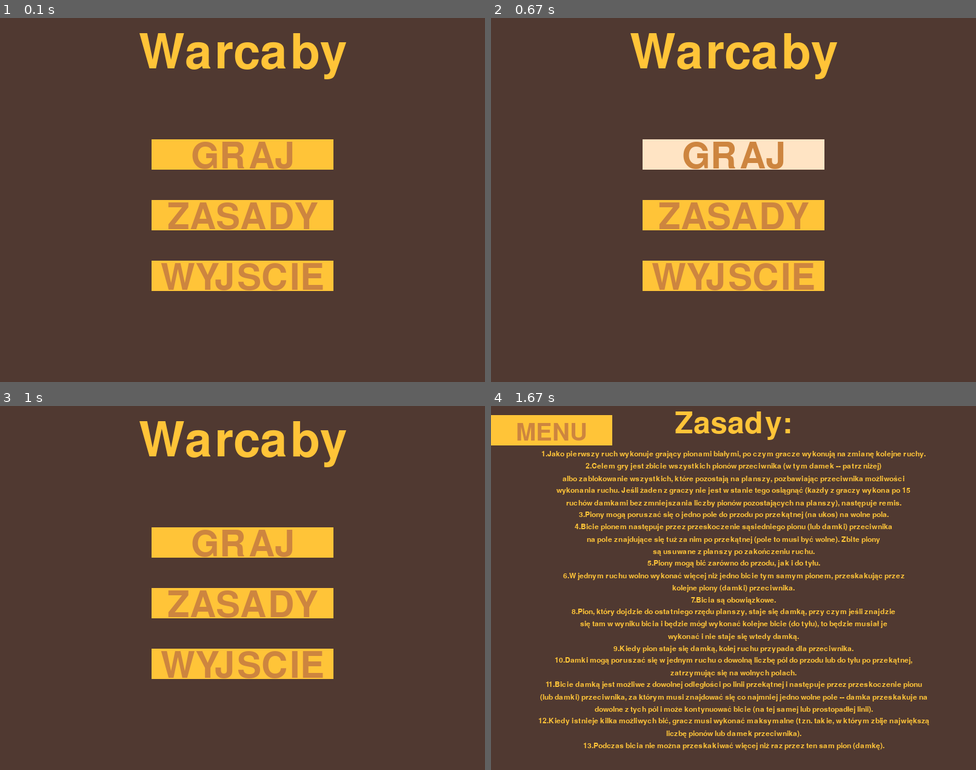
Above: before the commit, frames 1-4 (two rows, left to right).
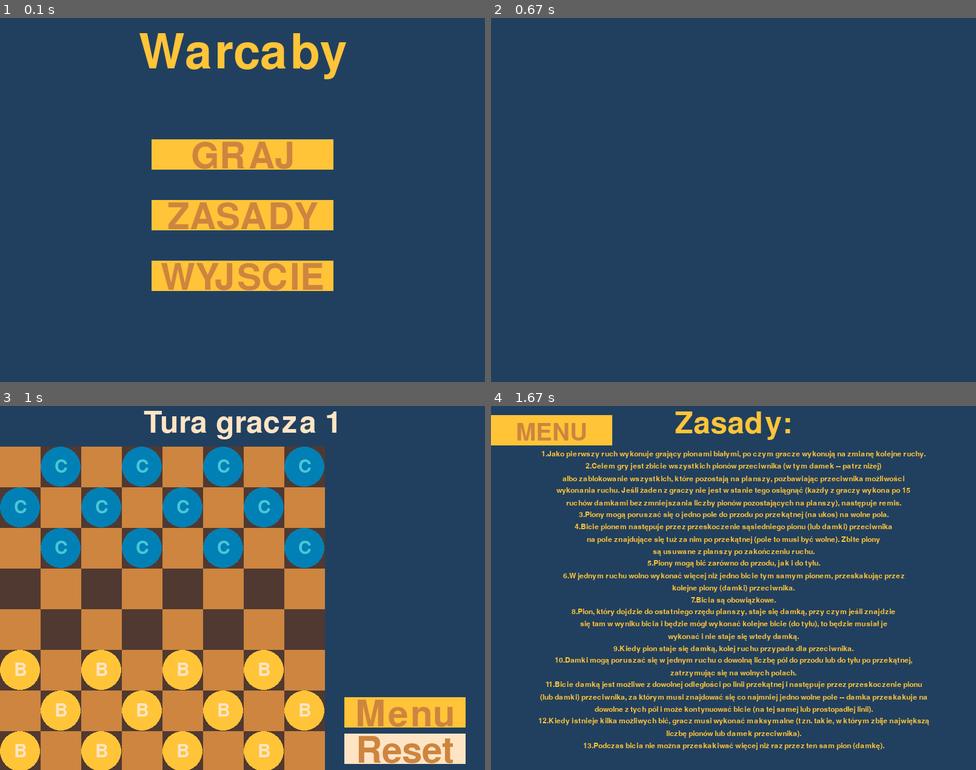
Above: after the commit, the same moments.

Repository: ustupan/CheckersInPygame
Game: pygame game, started from Menu.py
The game is run twice, just before and just after one commit, with the same random seed, the same clock (stepped at 60 frames per second) and the same inputs.
Inputs (mouse positions are in pixels of both pictures, inside the frame that each line leads up to):
- Up to frame 1 (0.1 s): no input
- Up to frame 2 (0.67 s): click "GRAJ" at 0.42 s
- Up to frame 3 (1 s): click (407, 751) at 0.77 s, where only the run after the commit has a clickable "Reset"
- Up to frame 4 (1.67 s): click (917, 726) at 1.13 s; click (704, 606) at 1.52 s

The runs differ from the first frame. In frame 1, 89% of the frame differs, in the area x 0-100%, y 0-100%; in frame 2, 100%; in frame 3, 87%; in frame 4, 90%.

Commit message:
zeby nie ucieklo

Diff:
--- /dev/null
+++ b/Board.py
@@ -0,0 +1,108 @@
+class Square:
+    def __init__(self, color, occupant=None):
+        self.color = color
+        self.occupant = occupant
+
+class Piece: #ewentualnie zrobic go basic i cos potem zmienic...
+    def __init__(self, color, king=False):
+        self.color = color
+        self.king = king
+        self.selected = False
+
+
+class Board:
+    def __init__(self):
+        self.matrix = self.newBoard()
+
+    def newBoard(self):
+        matrix = [[Square('1') if ((x % 2 != 0) and (y % 2 == 0) or (x % 2 == 0) and (y % 2 != 0)) else Square('0') for x in range(8)] for y in range(8)]
+        return matrix
+
+    def initializePieces(self, test=None):
+        """
+        test == [d,e,f,g,h] special testing composition
+        """
+        if test == "d":
+            pass  #tu dodac te ustawienia
+        elif test == "e":
+            pass #tu dodac te ustawienia
+        elif test == "f":
+            pass # tu dodac te ustawiania
+        elif test == "g":
+            pass #tu dodac te ustawiania
+        elif test == "h":
+            pass #tu dodac te ustawiania
+        else:
+            for x in range(8):
+                for y in range(3):
+                    if self.matrix[x][y].color == '1':
+                        self.matrix[x][y].occupant = Piece('B')
+                for y in range(5, 8):
+                    if self.matrix[x][y].color == '1':
+                        self.matrix[x][y].occupant = Piece('W')
+
+#uwaga tu gdzies dodac wyjaki
+    def blindLegalMoves(self, coord):
+        (x, y) = coord
+        if self.matrix[x][y].occupant is not None:
+            if self.matrix[x][y].occupant.king is False and self.matrix[x][y].occupant.color == 'W':
+                blindLegalMoves = [(x-1, y-1), (x+1, y-1)]
+            elif self.matrix[x][y].occupant.king is False and self.matrix[x][y].occupant.color == 'B':
+                blindLegalMoves = [(x-1, y+1), (x+1, y+1)]
+            else:
+                blindLegalMoves = [(x-1, y-1), (x+1, y-1), (x-1, y+1), (x+1, y+1)]
+        else:
+            blindLegalMoves = []
+        return blindLegalMoves
+
+#uwaga tu gdzies dodac wyjaki
+    def legalMoves(self, coord, jump = False):
+        (x, y) = coord
+        legalMoves = []
+        blindLegalMoves = self.blindLegalMoves(coord)
+        if jump is False:
+            for move in blindLegalMoves:
+                if self.isOnBoard(move):
+                    if self.location(move).occupant is None:
+                        legalMoves.append(move)
+                    elif (self.location(move).occupant.color != self.location((x, y)).occupant.color and
+                          self.isOnBoard((move[0] + (move[0] - x), move[1] + (move[1] - y))) and
+                          self.location((move[0] + (move[0] - x), move[1] + (move[1] - y))).occupant is None):
+                        legalMoves.append((move[0] + (move[0] - x), move[1] + (move[1] - y)))
+        else:
+            for move in blindLegalMoves:
+                if self.isOnBoard(move) and self.location(move).occupant is not None:
+                    if (self.location(move).occupant.color != self.location((x, y)).occupant.color and
+                            self.isOnBoard((move[0] + (move[0] - x), move[1] + (move[1] - y))) and
+                            self.location((move[0] + (move[0] - x), move[1] + (move[1] - y))).occupant is None):
+                        legalMoves.append((move[0] + (move[0] - x), move[1] + (move[1] - y)))
+        return legalMoves
+
+    def location(self, coord):
+        (x, y) = coord
+        return self.matrix[x][y]
+
+    def isOnBoard(self, coord):
+        (x, y) = coord
+        if x < 0 or y < 0 or x > 7 or y > 7:
+            return False
+        else:
+            return True
+
+    def removePiece(self, coord):
+        (x, y) = coord
+        self.matrix[x][y].occupant = None
+
+    def movePiece(self, startCoord, endCoord):
+        (start_x, start_y) = startCoord
+        (end_x, end_y) = endCoord
+        self.matrix[end_x][end_y].occupant = self.matrix[start_x][start_y].occupant
+        self.removePiece((start_x, start_y))
+        self.king((end_x, end_y))
+
+
+    def king(self, coord):
+        (x, y) = coord
+        if self.location((x, y)).occupant is not None:
+            if (self.location((x, y)).occupant.color == 'W' and y == 0) or (self.location((x, y)).occupant.color == 'B' and y == 7): #ewentualnie tu szukac bledu!!!!
+                self.location((x, y)).occupant.king = True
--- /dev/null
+++ b/Game.py
@@ -0,0 +1,87 @@
+from Graphics import *
+from Board import *
+
+
+class Game(SetupWindow):
+    def __init__(self):
+        super().__init__()
+        self.players = ('W', 'B')
+        self.turn = self.players[0]
+        self.graphics = Graphics()
+        self.board = Board()
+        self.board.initializePieces()
+        self.selectedLegalMoves = []
+        self.buttonActions = ['Reset', 'Menu']
+        self.backMenu = False
+        self.buttonSize = [200, 50]
+
+    def eventLoopPvP(self):
+        for event in pygame.event.get():  #uwaga tu tez rzucac wyjatki
+            if event.type == pygame.QUIT:
+                self.terminate_game()
+            for action, i in zip(self.buttonActions, [540, 480]):
+                self.gameButtons(action, 60, self.displayWidth - (self.displayWidth - self.graphics.boardSize)/2 - self.buttonSize[0]/2,
+                                 i, self.buttonSize[0], self.buttonSize[1],
+                                 colors["SUMMER_SUN"], colors["BRIGHT_SUMMER_SUN"], action)
+            self.graphics.message_display(self.turndisplay(self.turn), 50, self.displayWidth/2, self.displayHeight/20, colors["BRIGHT_SUMMER_SUN"])
+            self.graphics.drawBoardSquares(self.board)
+            self.graphics.drawPieceCircles(self.board)
+            pygame.display.update()
+            self.clock.tick(60)
+            if event.type == pygame.MOUSEBUTTONDOWN:
+                pass
+
+    def terminate_game(self):
+        pygame.quit()
+        quit()
+
+    def end_turn(self):
+        if self.turn == self.players[0]:
+            self.turn = self.players[1]
+        else:
+            self.turn = self.players[0]
+        self.selectedLegalMoves = []
+
+        if self.checkEndgame():
+            if self.turn == self.players[0]:
+                print('Wygral 1')  # tu zamienic na normalne wyswietlanie
+            else:
+                print('Wygral 2')
+
+    def turndisplay(self, turn):
+        if turn == 'W':
+            return 'Tura gracza 1'
+        else:
+            return 'Tura gracza 2'
+
+    def checkEndgame(self):
+        for x in range(8):
+            for y in range(8):
+                if self.board.location((x, y)).color == '1' and self.board.location((x, y)).occupant is not None and self.board.location((x, y)).occupant.color == self.turn:
+                    if self.board.legalMoves((x, y)) is not None:
+                        return False
+        return True
+
+    def gameButtons(self,msg, msg_size, x, y, w, h, ic, ac, action=None):
+        mouse = pygame.mouse.get_pos()
+        click = pygame.mouse.get_pressed()
+        if x+w > mouse[0] > x and y+h > mouse[1] > y:
+            colour = ac
+            if click[0] == 1 and action is not None:
+                if action == self.buttonActions[0]:
+                    self.resetGame()
+                else:
+                    self.backMenu = True
+        else:
+            colour = ic
+        pygame.draw.rect(self.screen, colour, (x,y,w,h))
+        smallText = pygame.font.Font("freesansbold.ttf", msg_size)
+        textSurf, textRect = self.graphics.text_objects(msg, smallText, colors["MUSTARD"])
+        textRect.center = ((x + (w/2)), (y + (h/2))+5)
+        self.screen.blit(textSurf, textRect)
+
+    def resetGame(self): #tu wrzucac wszystko z init
+        self.turn = self.players[0]
+        self.board = Board()
+        self.board.initializePieces()
+        self.selectedLegalMoves = []
--- /dev/null
+++ b/Graphics.py
@@ -0,0 +1,85 @@
+import pygame
+
+colors = {"SUMMER_SUN": (255, 196, 56),
+          "BRIGHT_SUMMER_SUN": (255, 228, 196),
+          "EARLY_ESPRESSO": (80, 57, 49),
+          "MUSTARD": (205, 133, 63),
+          "PACIFIC": (1, 128, 181),
+          "BRIGHT_PACIFIC": (75, 198, 213),
+          "BLACK": (19, 27, 29),
+          "CHERRY": (165, 30, 44),
+          "NIGHT_OF_NAVY": (33, 64, 95)
+          }
+
+
+class SetupWindow:
+    def __init__(self):
+        self.displayWidth = 800
+        self.displayHeight = 600
+        pygame.init()
+        self.clock = pygame.time.Clock()
+        self.screen = pygame.display.set_mode((self.displayWidth, self.displayHeight))
+        pygame.display.set_caption("Checkers")
+        self.crashed = False
+
+
+class Graphics(SetupWindow):
+    def __init__(self):
+        super().__init__()
+        self.squareSize = (self.displayHeight/8)-8
+        self.pieceSize = self.squareSize / 2
+        self.message = False
+        self.boardSize = self.squareSize * 8
+
+    def drawBoardSquares(self, board):
+        for x in range(8):
+            for y in range(8):
+                if board.matrix[x][y].color == '1':
+                    colour = colors["EARLY_ESPRESSO"]
+                else:
+                    colour = colors["MUSTARD"]
+                pygame.draw.rect(self.screen, colour, (x * self.squareSize, y * self.squareSize + self.squareSize, self.squareSize, self.squareSize))
+
+    def drawPieceCircles(self, board):
+        for x in range(8):
+            for y in range(8):
+                if board.matrix[x][y].occupant is not None:
+                    if board.matrix[x][y].occupant.color == 'W':
+                        colour = colors["SUMMER_SUN"]
+                        pygame.draw.circle(self.screen, colour, (int(x * self.squareSize + self.pieceSize), int(y * self.squareSize + self.pieceSize + self.squareSize)), int(self.pieceSize))
+                        if board.matrix[x][y].occupant.selected is True:
+                            if board.location((x, y)).occupant.king is True:
+                                self.message_display('[Bd]', 30, x * self.squareSize + self.pieceSize, y * self.squareSize + self.pieceSize + self.squareSize, colors["BRIGHT_SUMMER_SUN"])
+                            else:
+                                self.message_display('[B]', 30, x * self.squareSize + self.pieceSize, y * self.squareSize + self.pieceSize + self.squareSize, colors["BRIGHT_SUMMER_SUN"])
+                        else:
+                            if board.location((x, y)).occupant.king is True:
+                                self.message_display('Bd', 30, x * self.squareSize + self.pieceSize, y * self.squareSize + self.pieceSize + self.squareSize, colors["BRIGHT_SUMMER_SUN"])
+                            else:
+                                self.message_display('B', 30, x * self.squareSize + self.pieceSize, y * self.squareSize + self.pieceSize + self.squareSize, colors["BRIGHT_SUMMER_SUN"])
+                    else:
+                        colour = colors["PACIFIC"]
+                        pygame.draw.circle(self.screen, colour, (int(x * self.squareSize + self.pieceSize), int(y * self.squareSize + self.pieceSize + self.squareSize)), int(self.pieceSize))
+                        if board.matrix[x][y].occupant.selected is True:
+                            if board.location((x, y)).occupant.king is True:
+                                self.message_display('[Cd]', 30, x * self.squareSize + self.pieceSize, y * self.squareSize + self.pieceSize + self.squareSize, colors["BRIGHT_PACIFIC"])
+                            else:
+                                self.message_display('[C]', 30, x * self.squareSize + self.pieceSize, y * self.squareSize + self.pieceSize + self.squareSize, colors["BRIGHT_PACIFIC"])
+                        else:
+                            if board.location((x, y)).occupant.king is True:
+                                self.message_display('Cd', 30, x * self.squareSize + self.pieceSize, y * self.squareSize + self.pieceSize + self.squareSize, colors["BRIGHT_PACIFIC"])
+                            else:
+                                self.message_display('C', 30, x * self.squareSize + self.pieceSize, y * self.squareSize + self.pieceSize + self.squareSize, colors["BRIGHT_PACIFIC"])
+
+    def text_objects(self,text,font, color):
+        textSurface = font.render(text, True, color)
+        return textSurface, textSurface.get_rect()
+
+    def message_display(self, text, text_size, text_orientation_w, text_orientation_h, color):
+        menuText = pygame.font.Font('freesansbold.ttf', text_size)
+        textSurf, textRect = self.text_objects(text, menuText, color)
+        textRect.center = (text_orientation_w, text_orientation_h)
+        self.screen.blit(textSurf, textRect)
+
+    def boardCoord(self, coord):
+        return coord[0]/self.squareSize, coord[1]/self.squareSize
--- a/Menu.py
+++ b/Menu.py
@@ -1,40 +1,13 @@
 #MENU MODULE...
-
-import pygame
-
-colors = {"SUMMER_SUN": (255, 196, 56),
-          "BRIGHT_SUMMER_SUN": (255, 228, 196),
-          "EARLY_ESPRESSO": (80, 57, 49),
-          "MUSTARD": (205, 133, 63),
-          "BLACK": (19, 27, 29)
-          }
-
-class SetupWindow:
-    def __init__(self):
-        self.displayWidth = 800
-        self.displayHeight = 600
-        pygame.init()
-        self.clock = pygame.time.Clock()
-        self.screen = pygame.display.set_mode((self.displayWidth, self.displayHeight))
-        pygame.display.set_caption("Checkers")
-        self.crashed = False
-
+from Game import *
 
 class Menu(SetupWindow):
     def __init__(self):
         super().__init__()
         self.buttonSize = [300, 50]
         self.menuText = ['GRAJ', 'ZASADY', 'WYJSCIE', 'MENU']
-
-    def text_objects(self,text,font, color):
-        textSurface = font.render(text, True, color)
-        return textSurface, textSurface.get_rect()
-
-    def message_display(self, text, text_size, text_orientation):
-        menuText = pygame.font.Font('freesansbold.ttf', text_size)
-        textSurf, textRect = self.text_objects(text, menuText, colors["SUMMER_SUN"])
-        textRect.center = (self.displayWidth/2, text_orientation)
-        self.screen.blit(textSurf, textRect)
+        self.graphics = Graphics()
+        self.game = Game()
 
     def rules_loop(self, file):
         while not self.crashed:
@@ -42,43 +15,41 @@
                 if event.type == pygame.QUIT:
                     self.crashed = True
                     self.terminate_game()
-            self.screen.fill(colors["EARLY_ESPRESSO"])
+            self.screen.fill(colors["NIGHT_OF_NAVY"])
             self.menuButtons(self.menuText[3],40, self.displayWidth/2-self.buttonSize[0]-100,
                              self.displayHeight/40, self.buttonSize[0]-100, self.buttonSize[1],
                              colors["SUMMER_SUN"], colors["BRIGHT_SUMMER_SUN"], self.menuText[3])
-            self.message_display('Zasady:', 50, self.displayHeight/20)
+            self.graphics.message_display('Zasady:', 50, self.displayWidth/2, self.displayHeight/20, colors["SUMMER_SUN"])
             i = 80
             with open(file, 'r') as text:
                 lines = text.readlines()
                 for line in lines:
                     line = line[0:len(line)-1]
                     if line != '\n':
-                        self.message_display(line, 12, i)
+                        self.graphics.message_display(line, 12, self.displayWidth/2, i, colors["SUMMER_SUN"])
                         i += 20
             pygame.display.update()
             self.clock.tick(15)
 
-
-    def menuButtons(self, msg, msg_size, x, y, w, h, ic, ac, action = None):
+    def menuButtons(self, msg, msg_size, x, y, w, h, ic, ac, action=None):
         mouse = pygame.mouse.get_pos()
         click = pygame.mouse.get_pressed()
         if x+w > mouse[0] > x and y+h > mouse[1] > y:
             colour = ac
-            if click[0] == 1 and action != None:
+            if click[0] == 1 and action is not None:
                 if action == self.menuText[0]:
-                    pass # tu dodac moj game loop
+                    self.gameLoop()
                 elif action == self.menuText[1]:
                     self.rules_loop('rules.txt')
                 elif action == self.menuText[3]:
                     self.menuLoop()
                 else:
                     self.terminate_game()
-
         else:
             colour = ic
         pygame.draw.rect(self.screen, colour, (x,y,w,h))
         smallText = pygame.font.Font("freesansbold.ttf", msg_size)
-        textSurf, textRect = self.text_objects(msg, smallText, colors["MUSTARD"])
+        textSurf, textRect = self.graphics.text_objects(msg, smallText, colors["MUSTARD"])
         textRect.center = ((x + (w/2)), (y + (h/2))+5)
         self.screen.blit(textSurf, textRect)
 
@@ -88,19 +59,25 @@
                 if event.type == pygame.QUIT:
                     self.crashed = True
                     self.terminate_game()
-            self.screen.fill(colors["EARLY_ESPRESSO"])
-            self.message_display('Warcaby', 80, self.displayHeight/10)
-            for i in range(200,500,100):
+            self.screen.fill(colors["NIGHT_OF_NAVY"])
+            self.graphics.message_display('Warcaby', 80, self.displayWidth/2, self.displayHeight/10, colors["SUMMER_SUN"])
+            for i in range(200, 500, 100):
                 self.menuButtons(self.menuText[int(i/100)-2], 60, self.displayWidth/2-self.buttonSize[0]/2,
                                  i, self.buttonSize[0], self.buttonSize[1],
                                  colors["SUMMER_SUN"], colors["BRIGHT_SUMMER_SUN"], self.menuText[int(i/100)-2])
             pygame.display.update()
             self.clock.tick(15)
 
+    def gameLoop(self):
+        while self.game.backMenu is False:
+            self.screen.fill(colors["NIGHT_OF_NAVY"])
+            self.game.eventLoopPvP()
+        self.game = Game()
+
     def terminate_game(self):
         pygame.quit()
         quit()
 
 
-menu = Menu()
-menu.menuLoop()
+m = Menu()
+m.menuLoop()
